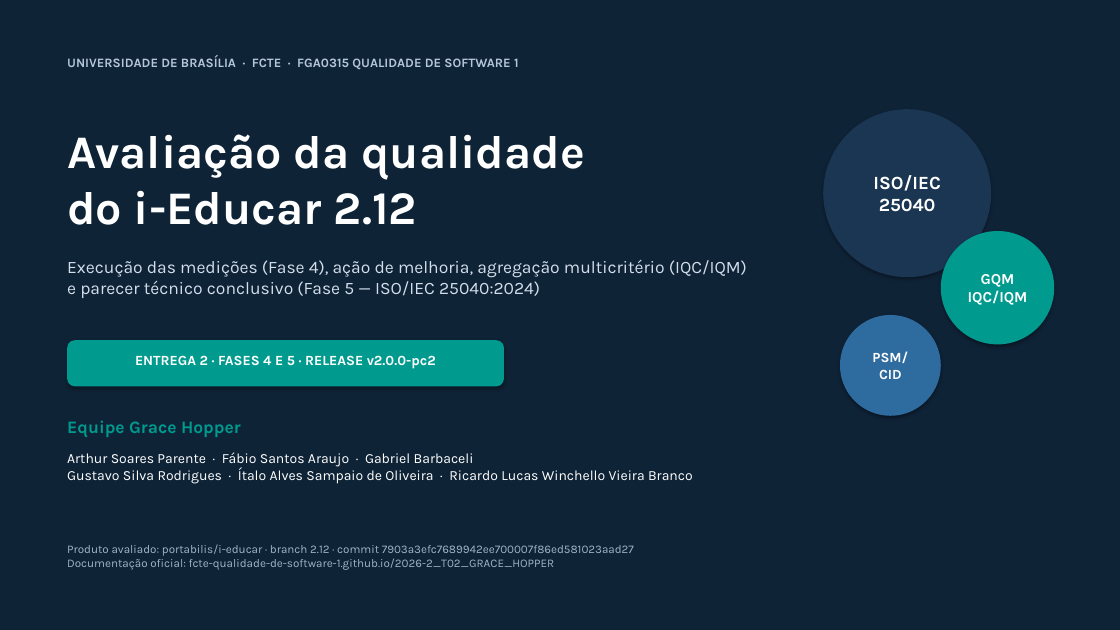
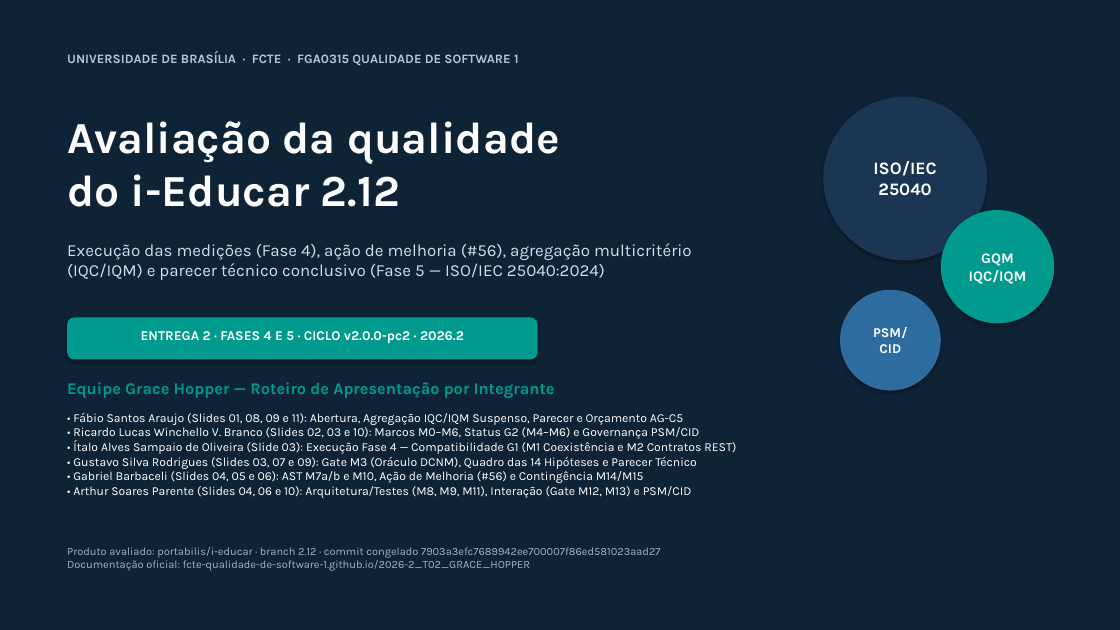
Before and after one commit to FCTE-Qualidade-de-Software-1/2026-2_T02_GRACE_HOPPER, a slide deck: slide 1 of docs/apresentacao_pc2.pptx. Drawn at 1120x630 pixels with LibreOffice and Linux fonts; fonts in the diff are those of the drawing. Boxes give left, top, right and bottom in pixels: in the first picture for what was removed or moved away, otherwise in the second. Text is boxed around its words. In the diff, an @@ line names an element or a change of style, - is before the commit and + after.

Commit message:
fix(fase-5,pc2): aplicar ajustes da revisao tecnica e resolver conflitos com a main (#47, #49)

```diff
--- a/docs/apresentacao_pc2.pptx
+++ b/docs/apresentacao_pc2.pptx
@@ text "UNIVERSIDADE DE BRASÍLIA · FCTE ...": place and size @@
-text "UNIVERSIDADE DE BRASÍLIA · FCTE ..." at [67, 55, 519, 69]
+text "UNIVERSIDADE DE BRASÍLIA · FCTE ..." at [67, 51, 519, 65]
@@ text "Avaliação da qualidade do i-Educar ...": place and size @@
-text "Avaliação da qualidade do i-Educar ..." at [67, 134, 585, 225]
+text "Avaliação da qualidade do i-Educar ..." at [67, 121, 560, 207]
@@ text "Avaliação da qualidade do i-Educar ..." at [67, 121, 560, 207]: size 40 to 38 pt @@
@@ ellipse "ISO/IEC 25040": place and size @@
-ellipse "ISO/IEC 25040" at [823, 109, 991, 277]
+ellipse "ISO/IEC 25040" at [823, 97, 987, 260]
@@ ellipse "ISO/IEC 25040" at [823, 97, 987, 260]: size 16 to 15 pt @@
@@ ellipse "GQM IQC/IQM": place and size @@
-ellipse "GQM IQC/IQM" at [941, 231, 1054, 344]
+ellipse "GQM IQC/IQM" at [941, 210, 1054, 323]
@@ ellipse "GQM IQC/IQM" at [941, 210, 1054, 323]: size 13 to 12.5 pt @@
@@ text at [67, 243, 692, 280]: text changed; size 15 to 14.5 pt @@
-Execução das medições (Fase 4), ação de melhoria, agregação multicritério (IQC/IQM) e parecer técnico conclusivo (Fase 5 — ISO/IEC 25040:2024)
+Execução das medições (Fase 4), ação de melhoria (#56), agregação multicritério (IQC/IQM) e parecer técnico conclusivo (Fase 5 — ISO/IEC 25040:2024)
@@ ellipse "PSM/CID": place and size @@
-ellipse "PSM/CID" at [840, 315, 941, 416]
+ellipse "PSM/CID" at [840, 290, 941, 391]
@@ ellipse "PSM/CID" at [840, 290, 941, 391]: size 12 to 11.5 pt @@
@@ rounded rectangle: place and size @@
-rounded rectangle at [67, 340, 504, 386]
+rounded rectangle at [67, 318, 538, 360]
@@ text at [141, 331, 464, 343]: text changed; size 12 to 11.5 pt @@
-ENTREGA 2 · FASES 4 E 5 · RELEASE v2.0.0-pc2
+ENTREGA 2 · FASES 4 E 5 · CICLO v2.0.0-pc2 · 2026.2
@@ text at [67, 382, 555, 398]: text changed; size 15 to 14 pt @@
-Equipe Grace Hopper
+Equipe Grace Hopper — Roteiro de Apresentação por Integrante
@@ text at [73, 413, 736, 498]: text changed; size 12 to 10.5 pt @@
-Arthur Soares Parente · Fábio Santos Araujo · Gabriel Barbaceli
-Gustavo Silva Rodrigues · Ítalo Alves Sampaio de Oliveira · Ricardo Lucas Winchello Vieira Branco
+• Fábio Santos Araujo (Slides 01, 08, 09 e 11): Abertura, Agregação IQC/IQM Suspenso, Parecer e Orçamento AG-C5
+• Ricardo Lucas Winchello V. Branco (Slides 02, 03 e 10): Marcos M0–M6, Status G2 (M4–M6) e Governança PSM/CID
+• Ítalo Alves Sampaio de Oliveira (Slide 03): Execução Fase 4 — Compatibilidade G1 (M1 Coexistência e M2 Contratos REST)
+• Gustavo Silva Rodrigues (Slides 03, 07 e 09): Gate M3 (Oráculo DCNM), Quadro das 14 Hipóteses e Parecer Técnico
+• Gabriel Barbaceli (Slides 04, 05 e 06): AST M7a/b e M10, Ação de Melhoria (#56) e Contingência M14/M15
+• Arthur Soares Parente (Slides 04, 06 e 10): Arquitetura/Testes (M8, M9, M11), Interação (Gate M12, M13) e PSM/CID
@@ text at [67, 547, 661, 571]: text changed; size 10 to 9.5 pt @@
-Produto avaliado: portabilis/i-educar · branch 2.12 · commit 7903a3efc7689942ee700007f86ed581023aad27
-Documentação oficial: fcte-qualidade-de-software-1.github.io/2026-2_T02_GRACE_HOPPER
+Produto avaliado: portabilis/i-educar · branch 2.12 · commit congelado 7903a3efc7689942ee700007f86ed581023aad27
+Documentação oficial: fcte-qualidade-de-software-1.github.io/2026-2_T02_GRACE_HOPPER
```
Also in this commit, not shown: 10 other slides changed, 11 other files.
